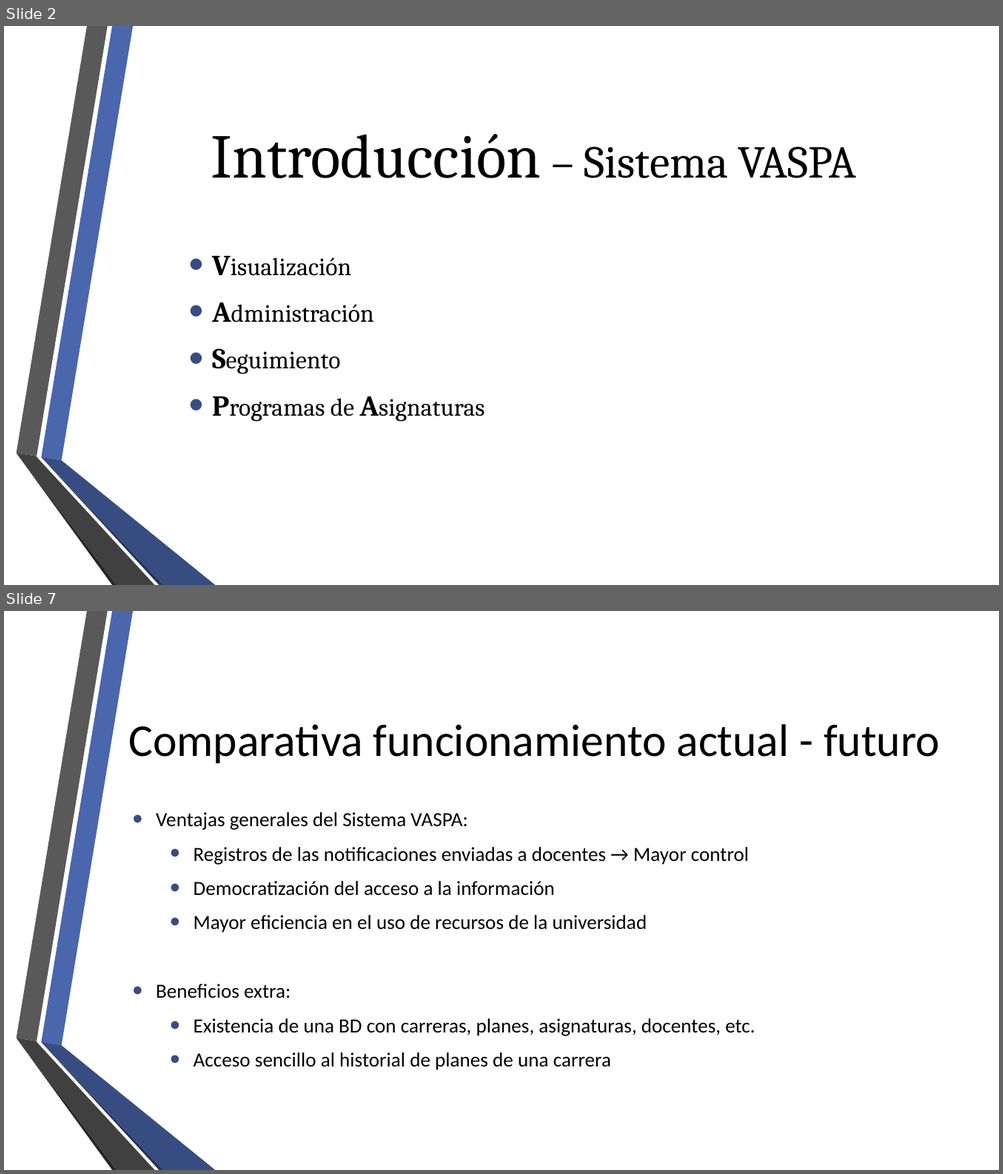
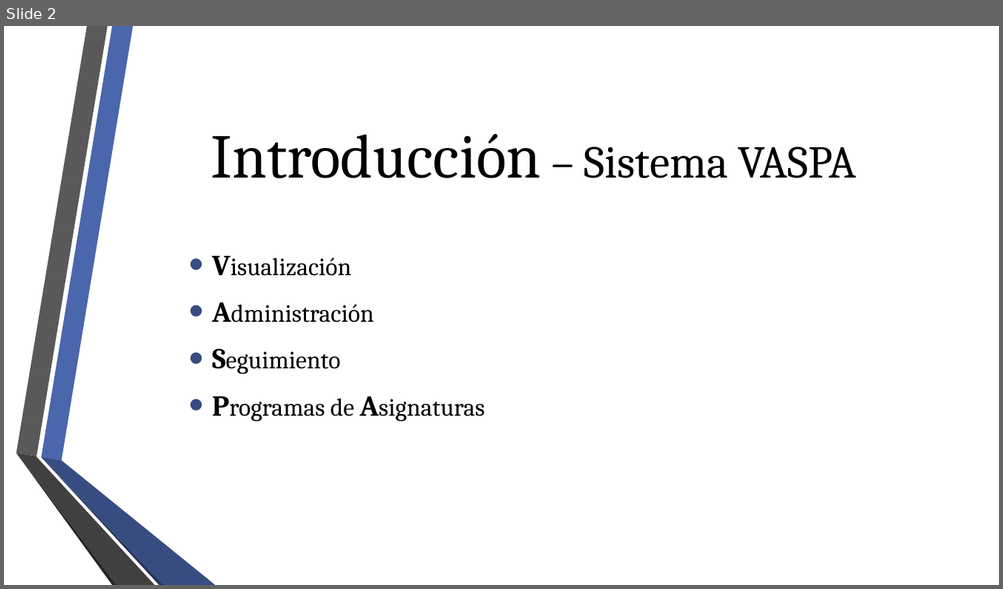
Before and after one commit to fge23/Sistema-VASPA, a slide deck: Presentaciones/Presentación VASPA septiembre 2020/Presentación VASPA - Septiembre 2020.pptx. Shown one above the other, each under a label of ours: slides 2 and 7 before the commit, slide 2 after it; the slides between them are not shown. The pictures are 1003x1174 and 1003x589 pixels, drawn with LibreOffice and Linux fonts; fonts in the diff are those of the drawing; background and template pictures are left out. Boxes give left, top, right and bottom in pixels: in the first picture for what was removed or moved away, otherwise in the second. Text is boxed around its words. In the diff, an @@ line names an element or a change of style, - is before the commit and + after.

```diff
--- a/Presentaciones/Presentación VASPA septiembre 2020/Presentación VASPA - Septiembre 2020.pptx
+++ b/Presentaciones/Presentación VASPA septiembre 2020/Presentación VASPA - Septiembre 2020.pptx
@@ slide 7 removed at (x1=4, y1=611, x2=999, y2=1170), background picture (left out); not listed: 6 template elements that a slide beside it also shows @@
@@ title removed at (x1=128, y1=724, x2=939, y2=763) @@
-Comparativa funcionamiento actual - futuro
@@ text removed at (x1=156, y1=847, x2=754, y2=1071) @@
-• Ventajas generales del Sistema VASPA:
-  • Registros de las notificaciones enviadas a docentes → Mayor control
-  • Democratización del acceso a la información
-  • Mayor eficiencia en el uso de recursos de la universidad
-• Beneficios extra:
-  • Existencia de una BD con carreras, planes, asignaturas, docentes, etc.
-  • Acceso sencillo al historial de planes de una carrera
```
Also in this commit, not shown: 1 slide changed, 15 slides added, 10 other slides removed, 1 other file.
